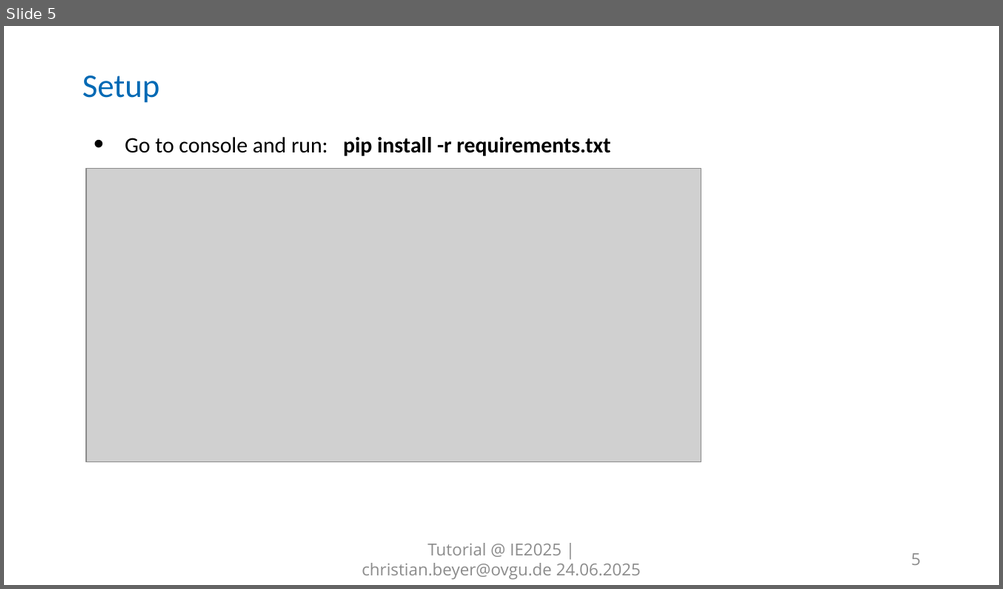
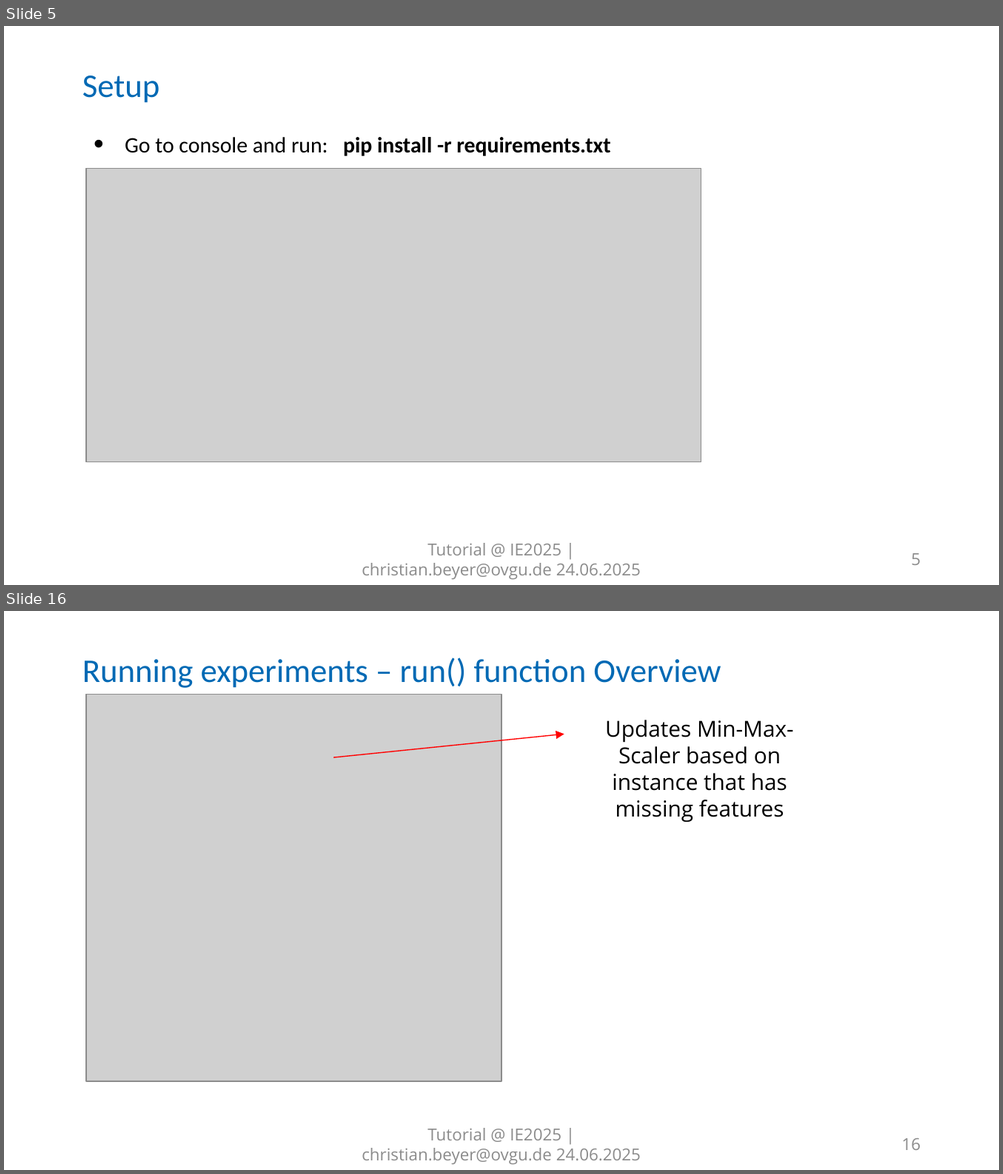
Before and after one commit to cbeyer-code/AFA_Workshop_IE2025, a slide deck: Framework 101.pptx. Shown one above the other, each under a label of ours: slide 5 before the commit, slides 5 and 16 after it; the slides between them are not shown. The pictures are 1003x589 and 1003x1174 pixels, drawn with LibreOffice and Linux fonts; fonts in the diff are those of the drawing; grey boxes stand for pictures; background and template pictures are left out. Boxes give left, top, right and bottom in pixels: in the first picture for what was removed or moved away, otherwise in the second. Text is boxed around its words. In the diff, an @@ line names an element or a change of style, - is before the commit and + after.

```diff
--- a/Framework 101.pptx
+++ b/Framework 101.pptx
@@ slide 16 added at <box>4,611,999,1170</box>, background #FFFFFF; not listed: 8 template elements that a slide beside it also shows @@
@@ title added at <box>82,658,720,688</box>, 24 pt, text #0069B4 @@
+Running experiments – run() function Overview
@@ picture added at <box>87,695,501,1082</box> @@
@@ text added at <box>605,720,794,822</box>, 16 pt, text #000000 @@
+Updates Min-Max-Scaler based on instance that has missing features
@@ arrow added from (333, 758) to (564, 735), #FF0000 0.75 pt @@
@@ text added at <box>361,1128,640,1165</box>, 12 pt, text #8C8C8C @@
+Tutorial @ IE2025 | christian.beyer@ovgu.de 24.06.2025
@@ page number added at <box>902,1139,921,1150</box>, 12 pt, text #8C8C8C @@
+16
```
Also in this commit, not shown: 1 slide changed, 12 other slides added.
